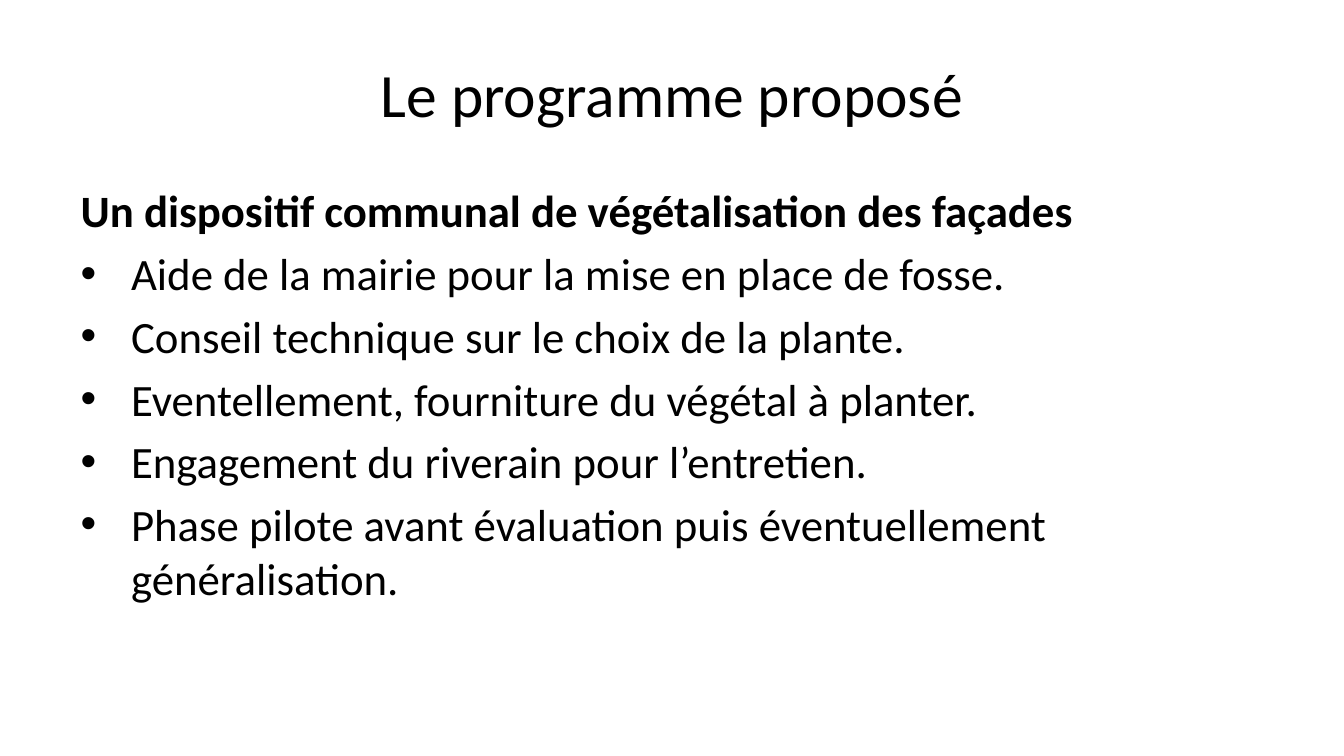
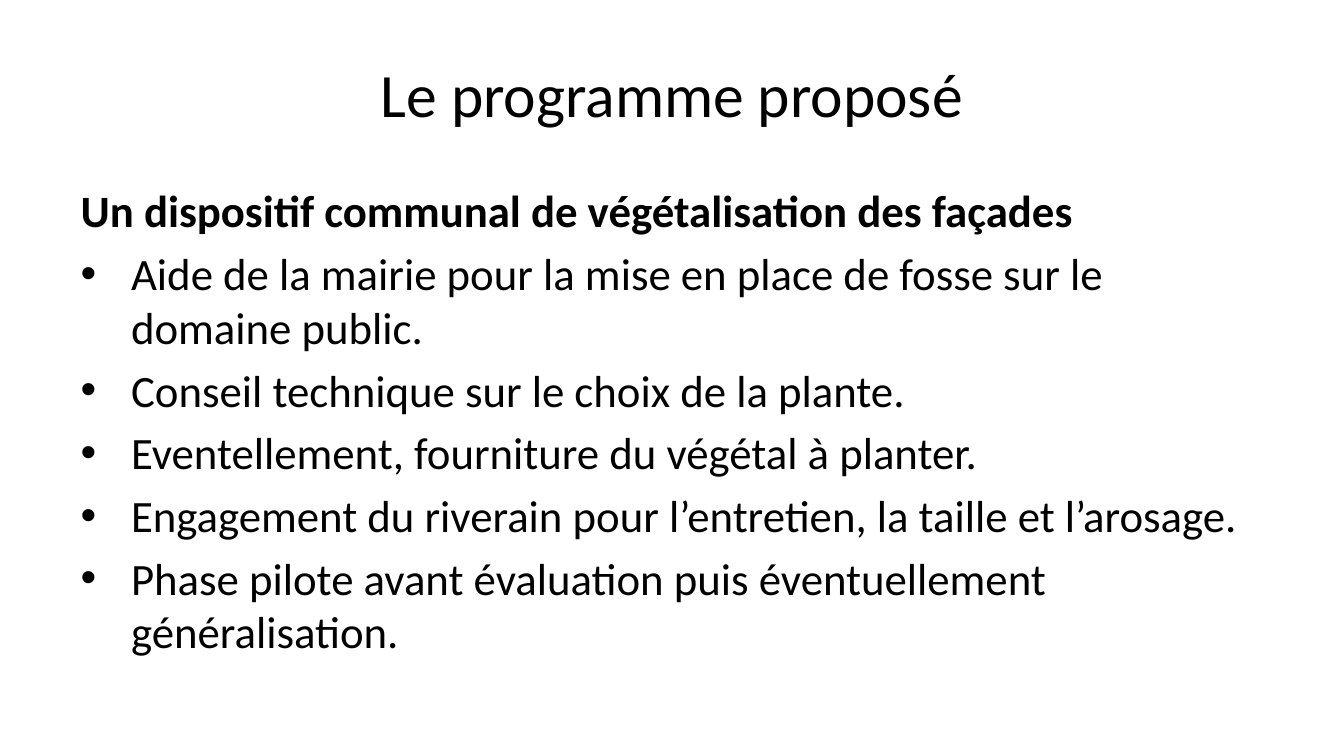
Before and after one commit to Bertrand82/vegetalisation_m2q, a slide deck: slide 5 of presentation.pptx. Drawn at 1344x756 pixels with LibreOffice and Linux fonts; fonts in the diff are those of the drawing. Boxes give left, top, right and bottom in pixels: in the first picture for what was removed or moved away, otherwise in the second. Text is boxed around its words. In the diff, an @@ line names an element or a change of style, - is before the commit and + after.

```diff
--- a/presentation.pptx
+++ b/presentation.pptx
@@ text at [131,259,1103,352]: text changed @@
-• Aide de la mairie pour la mise en place de fosse.
+• Aide de la mairie pour la mise en place de fosse sur le domaine public.
@@ text at [131,500,1236,540]: text changed @@
-• Engagement du riverain pour l’entretien.
+• Engagement du riverain pour l’entretien, la taille et l’arosage.
```
Also in this commit, not shown: 1 other file.
